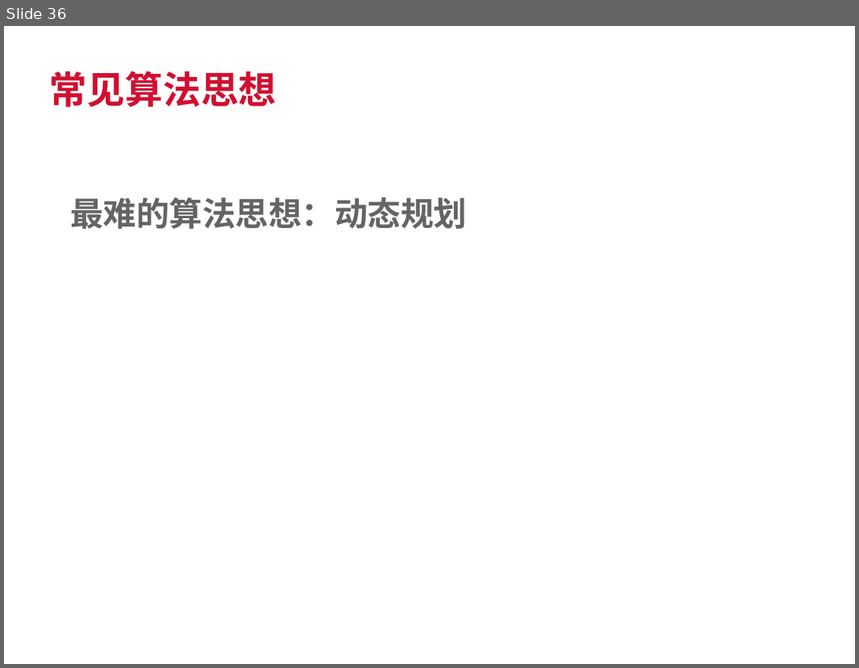
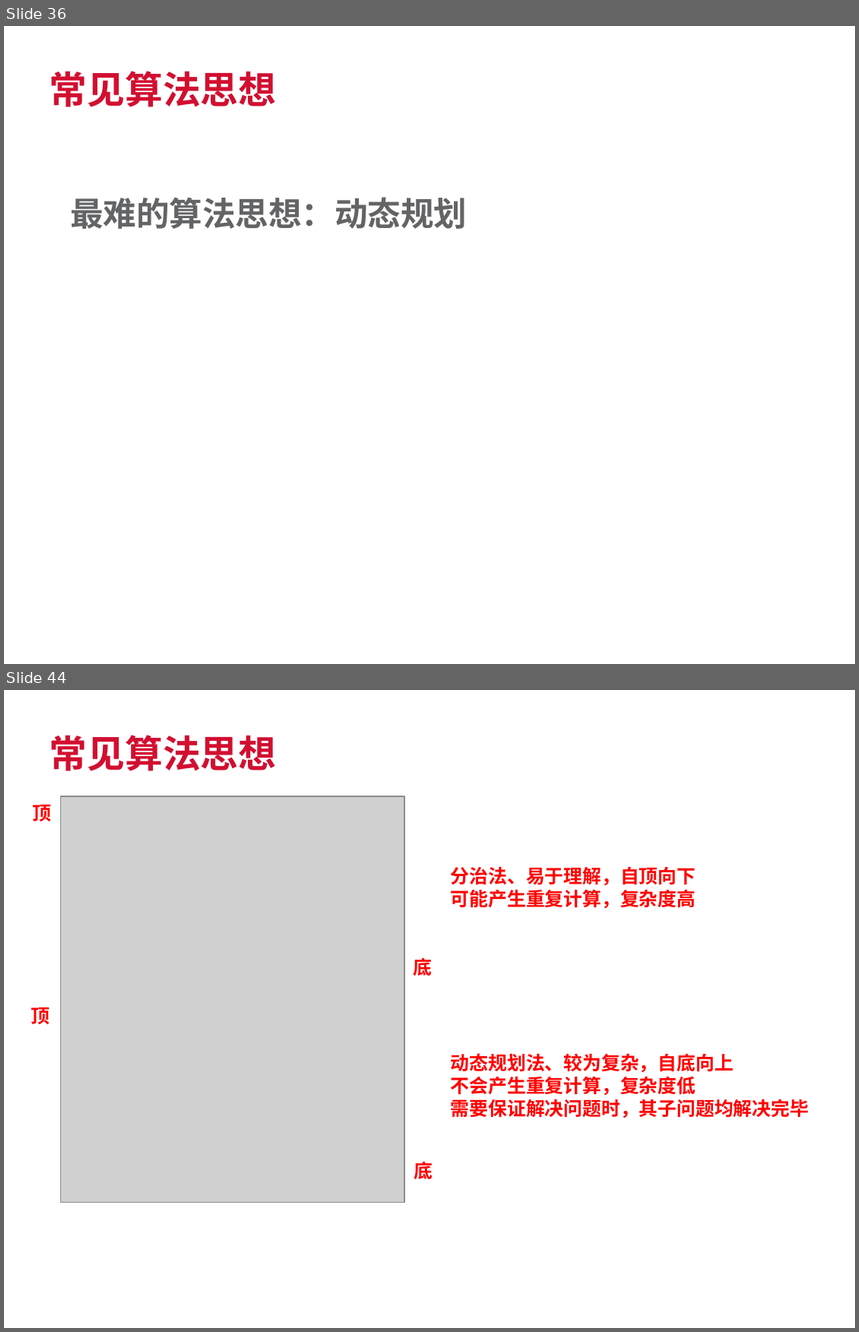
Before and after one commit to SherlockGn/documents, a slide deck: trendmicro template.pptx. Shown one above the other, each under a label of ours: slide 36 before the commit, slides 36 and 44 after it; the slides between them are not shown. The pictures are 859x668 and 859x1332 pixels, drawn with LibreOffice and Linux fonts; fonts in the diff are those of the drawing; grey boxes stand for pictures; background and template pictures are left out. Boxes give left, top, right and bottom in pixels: in the first picture for what was removed or moved away, otherwise in the second. Text is boxed around its words. In the diff, an @@ line names an element or a change of style, - is before the commit and + after.

```diff
--- a/trendmicro template.pptx
+++ b/trendmicro template.pptx
@@ slide 44 added at (4,690,855,1328), background #FFFFFF @@
@@ title added at (50,735,277,771), 32 pt, text #D20F30, bold @@
+常见算法思想
@@ picture added at (60,796,404,1202) @@
@@ text added at (33,804,52,821), 16 pt, text #FF0000, bold @@
+顶
@@ text added at (451,867,696,908), 16 pt, text #FF0000, bold @@
+分治法、易于理解，自顶向下
+可能产生重复计算，复杂度高
@@ text added at (413,958,432,976), 16 pt, text #FF0000, bold @@
+底
@@ text added at (31,1007,50,1024), 16 pt, text #FF0000, bold @@
+顶
@@ text added at (451,1053,809,1118), 16 pt, text #FF0000, bold @@
+动态规划法、较为复杂，自底向上
+不会产生重复计算，复杂度低
+需要保证解决问题时，其子问题均解决完毕
@@ text added at (414,1162,433,1179), 16 pt, text #FF0000, bold @@
+底
@@ text added at (10,1300,111,1320), 9 pt, text #FFFFFF @@
+04/25/2016
```
Also in this commit, not shown: 1 slide changed, 9 other slides added, 4 other files.
